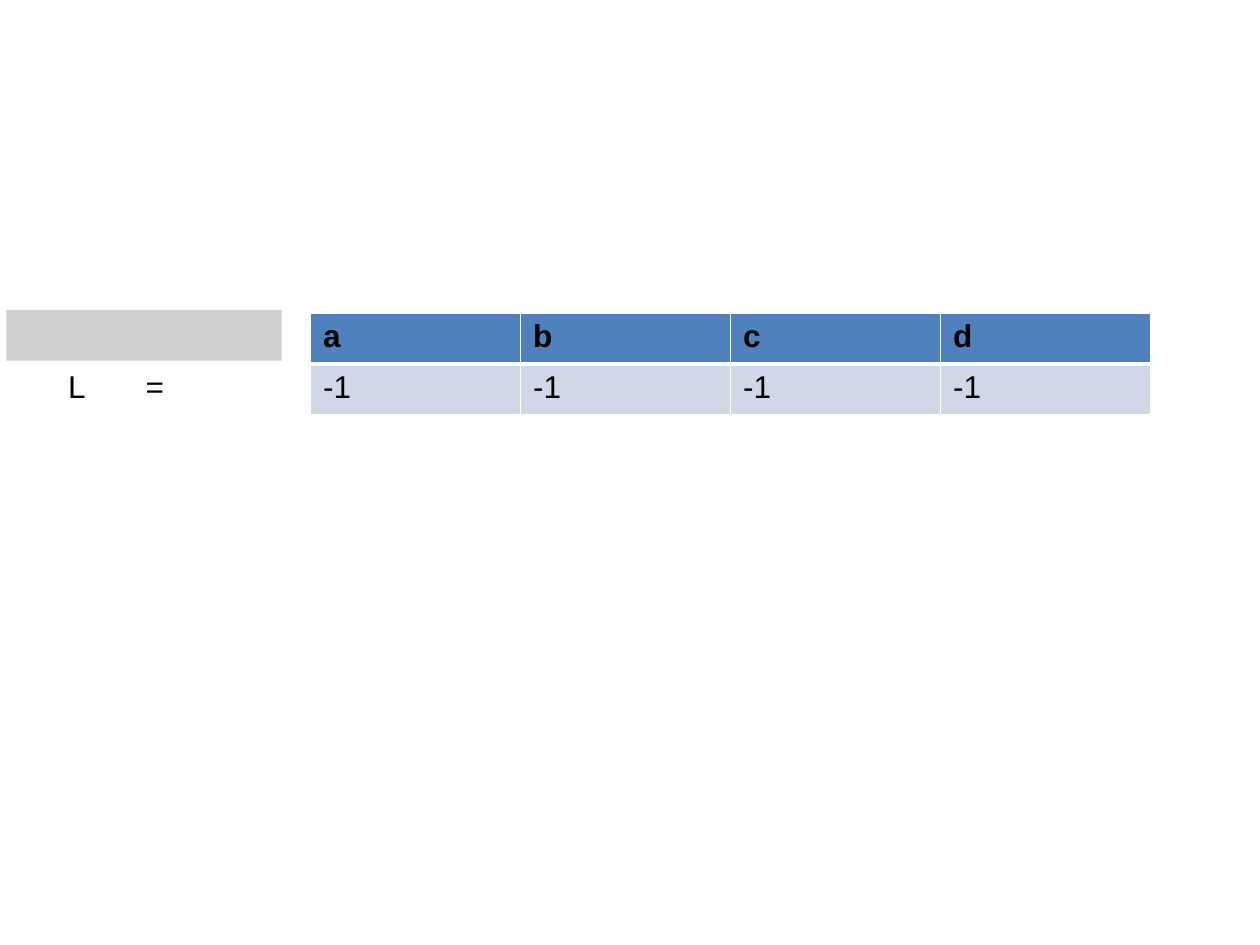
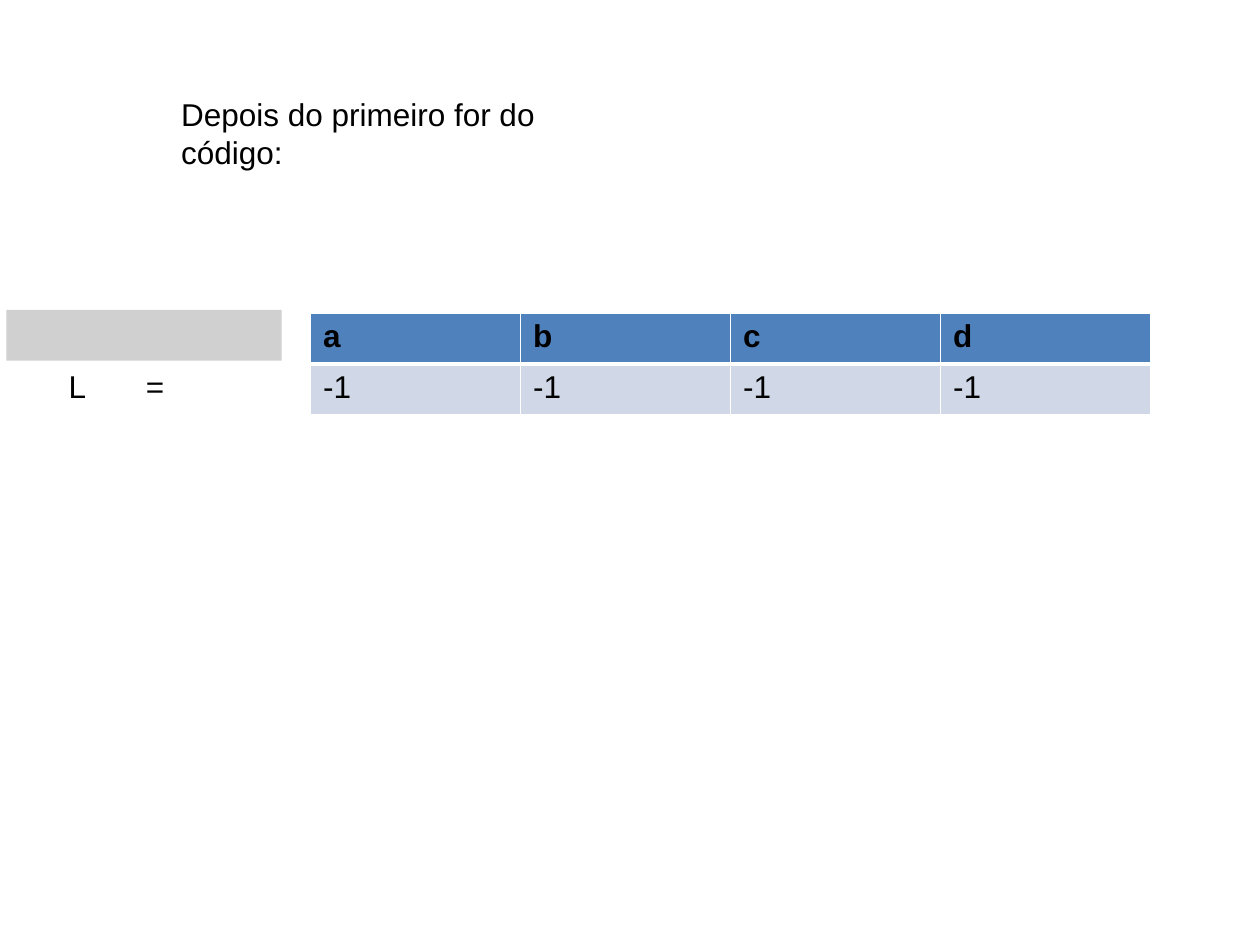
Before and after one commit to BartoAlheiros/Projeto-PAA, a slide deck: slide 8 of PAA 2a Oficina.pptx (slide 9 before the commit). Drawn at 1260x945 pixels with LibreOffice and Linux fonts; fonts in the diff are those of the drawing; grey boxes stand for pictures; background and template pictures are left out. Boxes give left, top, right and bottom in pixels: in the first picture for what was removed or moved away, otherwise in the second. Text is boxed around its words. In the diff, an @@ line names an element or a change of style, - is before the commit and + after.

```diff
--- a/PAA 2a Oficina.pptx
+++ b/PAA 2a Oficina.pptx
@@ text added at bbox=[181, 103, 534, 170], 18 pt, text #000000 @@
+Depois do primeiro for do código:
```
Also in this commit, not shown: 7 other slides changed, 6 slides added, 2 slides removed, 2 other files.
